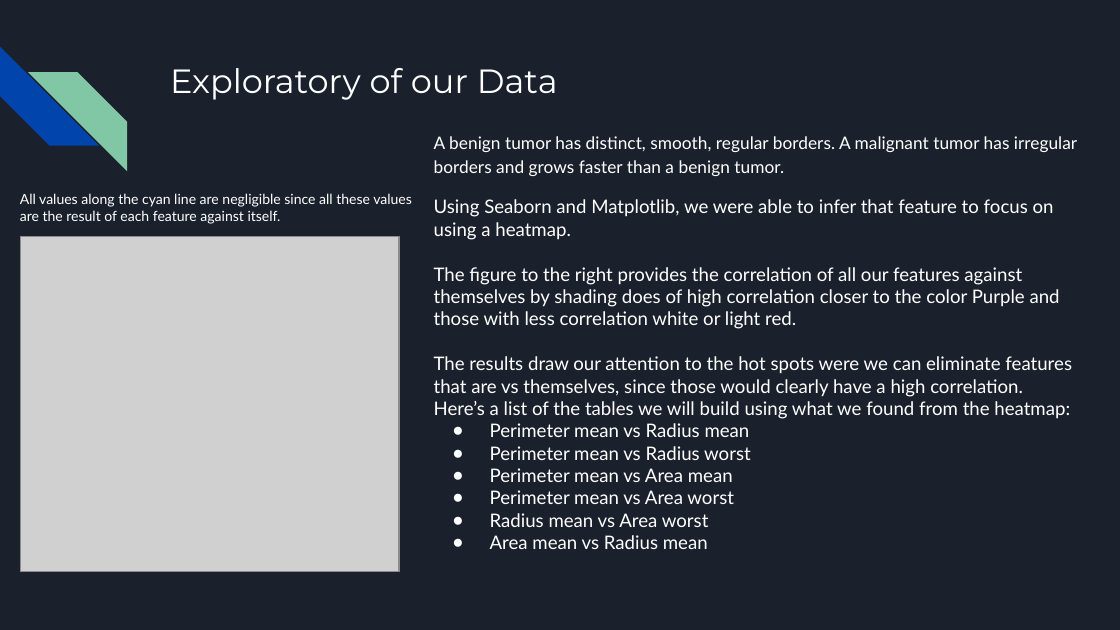
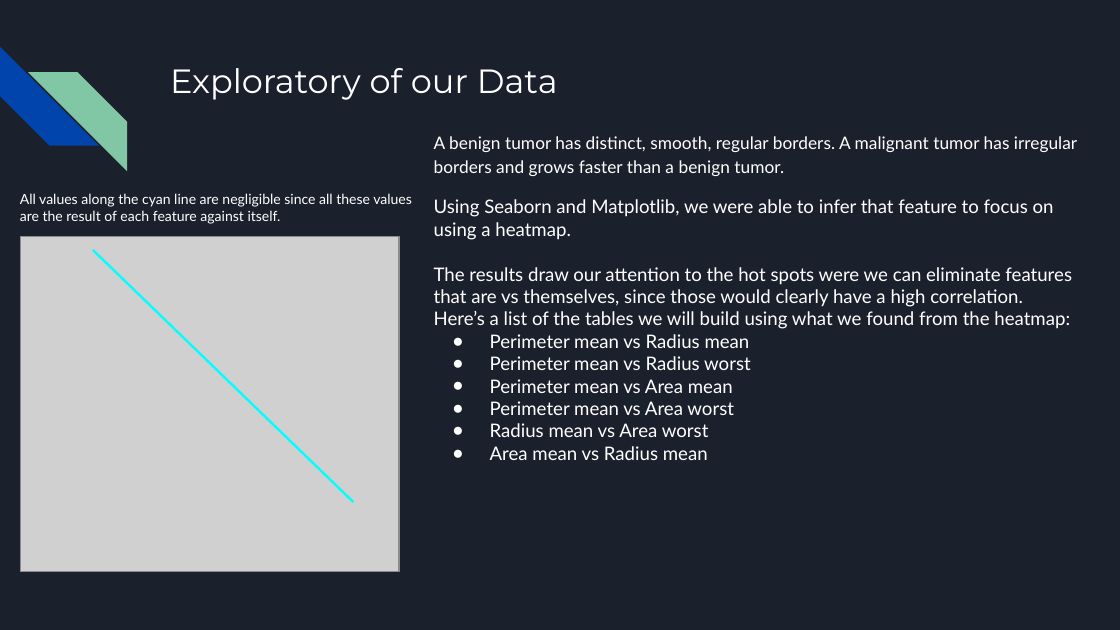
Before and after one commit to brojas12/Group_Project_4, a slide deck: slide 7 of Predicting the Presence of Cancer in Breast Cancer Cells.pptx. Drawn at 1120x630 pixels with LibreOffice and Linux fonts; fonts in the diff are those of the drawing; grey boxes stand for pictures. Boxes give left, top, right and bottom in pixels: in the first picture for what was removed or moved away, otherwise in the second. Text is boxed around its words. In the diff, an @@ line names an element or a change of style, - is before the commit and + after.

```diff
--- a/Predicting the Presence of Cancer in Breast Cancer Cells.pptx
+++ b/Predicting the Presence of Cancer in Breast Cancer Cells.pptx
@@ line added from (93, 250) to (353, 502), #00FFFF 1.5 pt @@
@@ text at [434,267,1060,329]: paragraph removed @@
-The figure to the right provides the correlation of all our features against themselves by shading does of high correlation closer to the color Purple and those with less correlation white or light red.
```
Also in this commit, not shown: 4 other slides changed, 2 slides added.
